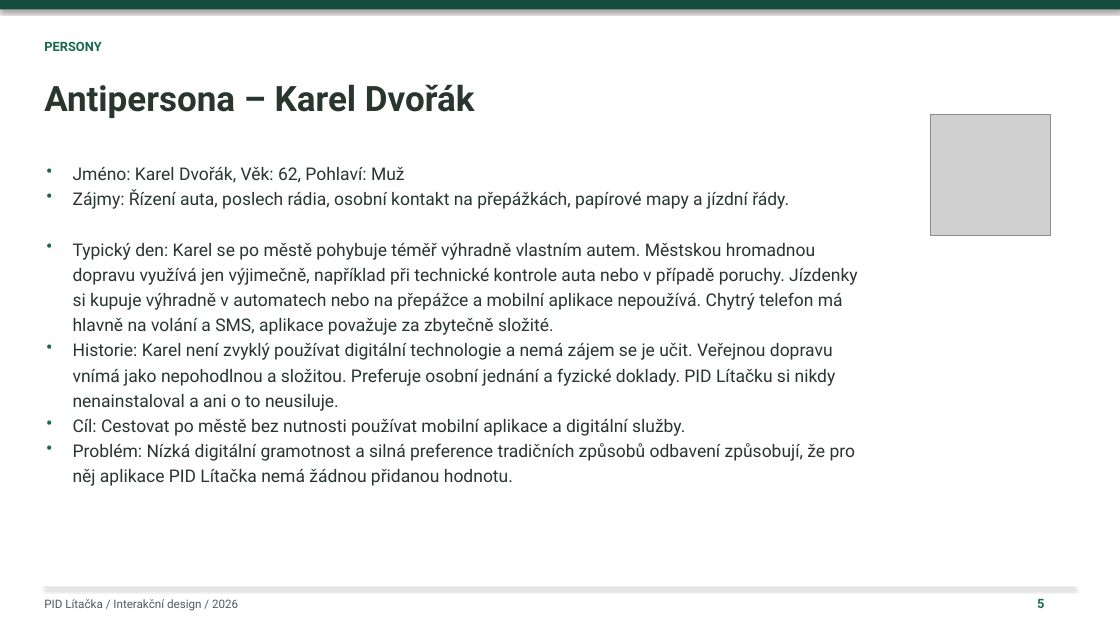
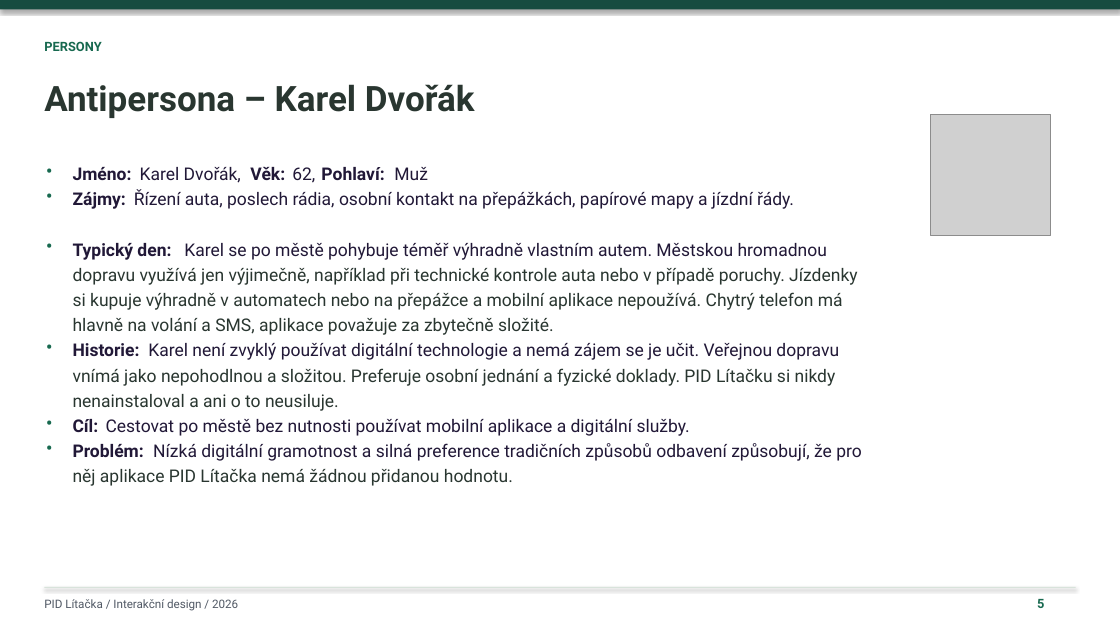
Before and after one commit to ShachPlay/ID_2026, a slide deck: slide 5 of PID-Litacka-Plichta-upravena.pptx. Drawn at 1120x630 pixels with LibreOffice and Linux fonts; fonts in the diff are those of the drawing; grey boxes stand for pictures. Boxes give left, top, right and bottom in pixels: in the first picture for what was removed or moved away, otherwise in the second. Text is boxed around its words. In the diff, an @@ line names an element or a change of style, - is before the commit and + after.

```diff
--- a/PID-Litacka-Plichta-upravena.pptx
+++ b/PID-Litacka-Plichta-upravena.pptx
@@ text removed at bbox=[73, 167, 405, 183] @@
-Jméno: Karel Dvořák, Věk: 62, Pohlaví: Muž
@@ text added at bbox=[73, 167, 132, 180], 15 pt, text #211837, bold @@
+Jméno:
@@ text added at bbox=[140, 167, 241, 183], 15 pt, text #211837 @@
+Karel Dvořák,
@@ text added at bbox=[250, 167, 285, 180], 15 pt, text #211837, bold @@
+Věk:
@@ text added at bbox=[292, 167, 315, 183], 15 pt, text #211837 @@
+62,
@@ text added at bbox=[321, 167, 384, 180], 15 pt, text #211837, bold @@
+Pohlaví:
@@ text added at bbox=[394, 167, 428, 180], 15 pt, text #211837 @@
+Muž
@@ text added at bbox=[73, 192, 126, 209], 15 pt, text #211837, bold @@
+Zájmy:
@@ text at bbox=[134, 189, 794, 209]: text changed; text colour #293630 to #211837 @@
-Zájmy: Řízení auta, poslech rádia, osobní kontakt na přepážkách, papírové mapy a jízdní řády.
+Řízení auta, poslech rádia, osobní kontakt na přepážkách, papírové mapy a jízdní řády.
@@ text added at bbox=[73, 243, 171, 260], 15 pt, text #211837, bold @@
+Typický den:
@@ text at bbox=[184, 243, 827, 260]: text changed; text colour #293630 to #211837 @@
-Typický den: Karel se po městě pohybuje téměř výhradně vlastním autem. Městskou hromadnou
+Karel se po městě pohybuje téměř výhradně vlastním autem. Městskou hromadnou
@@ text added at bbox=[73, 343, 140, 356], 15 pt, text #211837, bold @@
+Historie:
@@ text at bbox=[148, 343, 839, 360]: text changed; text colour #293630 to #211837 @@
-Historie: Karel není zvyklý používat digitální technologie a nemá zájem se je učit. Veřejnou dopravu
+Karel není zvyklý používat digitální technologie a nemá zájem se je učit. Veřejnou dopravu
@@ text added at bbox=[73, 419, 99, 432], 15 pt, text #211837, bold @@
+Cíl:
@@ text at bbox=[106, 419, 690, 436]: text changed; text colour #293630 to #211837 @@
-Cíl: Cestovat po městě bez nutnosti používat mobilní aplikace a digitální služby.
+Cestovat po městě bez nutnosti používat mobilní aplikace a digitální služby.
@@ text added at bbox=[73, 444, 144, 457], 15 pt, text #211837, bold @@
+Problém:
@@ text at bbox=[153, 443, 862, 461]: text changed; text colour #293630 to #211837 @@
-Problém: Nízká digitální gramotnost a silná preference tradičních způsobů odbavení způsobují, že pro
+Nízká digitální gramotnost a silná preference tradičních způsobů odbavení způsobují, že pro
```
Also in this commit, not shown: 2 other slides changed.
